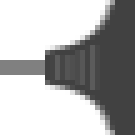
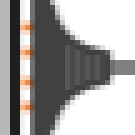
Before/after of a 135x135 layered artwork. What changed in the layer stack:
removed group "Группа видео 1" (1 layers) over [45, 0, 135, 135]
moved "Слой 1" out of group "Группа видео 1", painted on it over [0, 0, 135, 135]
painted on "Прямоугольник 1" over [0, 60, 135, 75]
